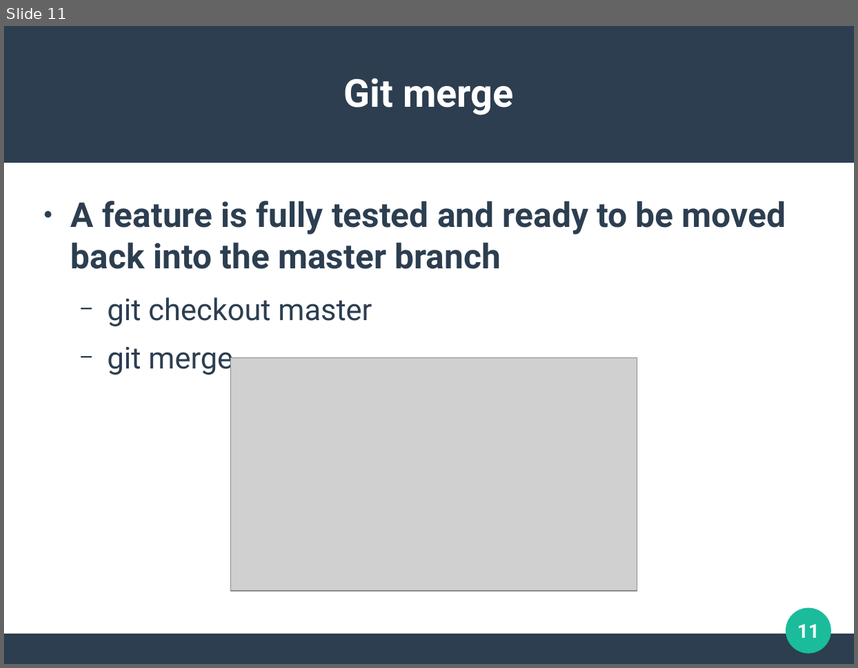
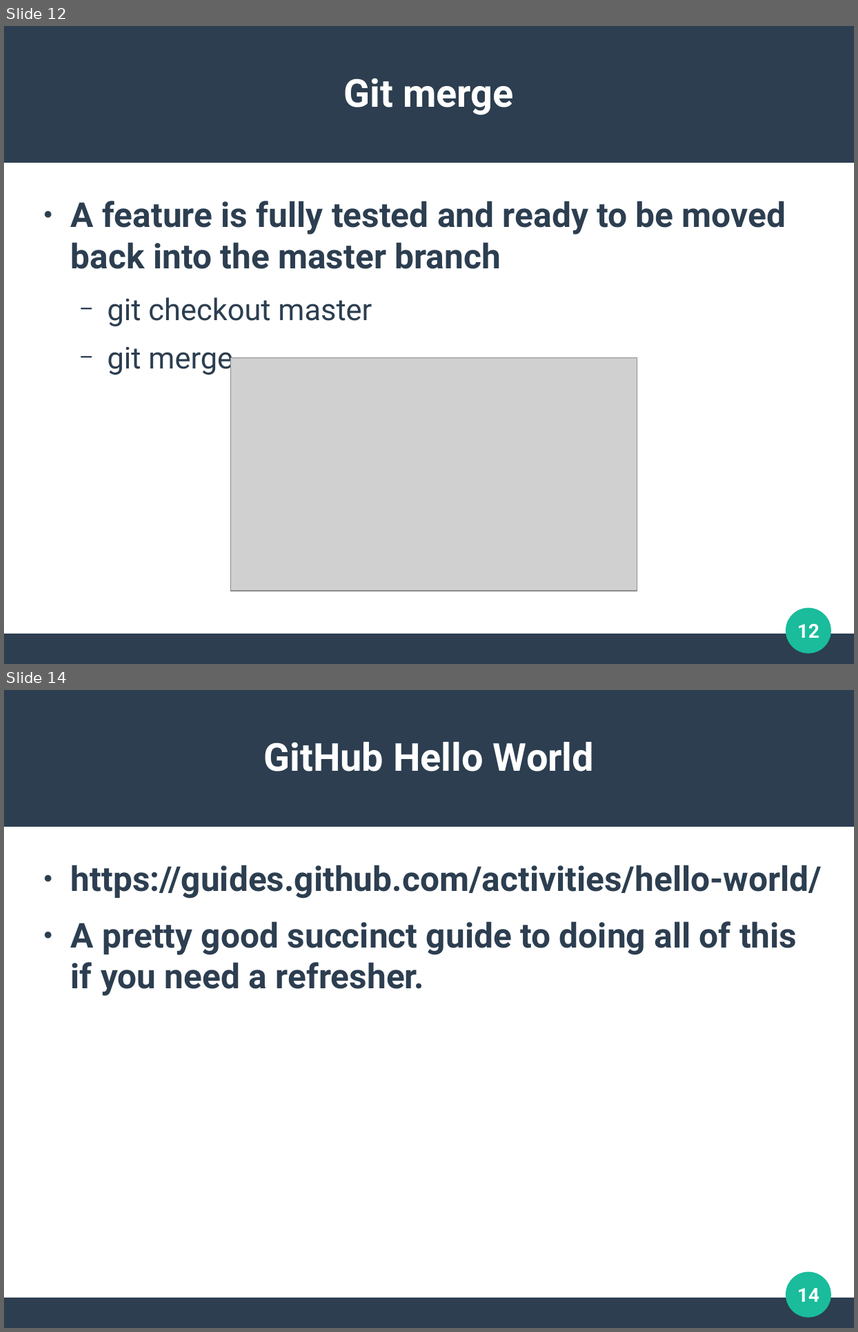
Before and after one commit to demetriushrowland/GithubClinic, a slide deck: Prelim Slides.odp. Shown one above the other, each under a label of ours: slide 11 before the commit, slides 12 and 14 after it; the slides between them are not shown. The pictures are 858x668 and 858x1332 pixels, drawn with LibreOffice and Linux fonts; fonts in the diff are those of the drawing; grey boxes stand for pictures. Boxes give left, top, right and bottom in pixels: in the first picture for what was removed or moved away, otherwise in the second. Text is boxed around its words. In the diff, an @@ line names an element or a change of style, - is before the commit and + after.

```diff
--- a/Prelim Slides.odp
+++ b/Prelim Slides.odp
@@ slide 14 added at [4, 690, 854, 1328], background #FFFFFF; not listed: 3 template elements that a slide beside it also shows @@
@@ title added at [263, 742, 594, 771], 36 pt, text #FFFFFF, bold @@
+GitHub Hello World
@@ text added at [71, 865, 822, 996], 32 pt, text #2C3E50, bold @@
+● https://guides.github.com/activities/hello-world/
+● A pretty good succinct guide to doing all of this if you need a refresher.
@@ page number added at [797, 1288, 820, 1301], 18 pt, text #FFFFFF, bold @@
+14
@@ what was slide 11 is now slide 12 @@
@@ page number at [797, 624, 820, 637]: text changed @@
-11
+12
```
Also in this commit, not shown: 2 other slides added, 1 other file.
